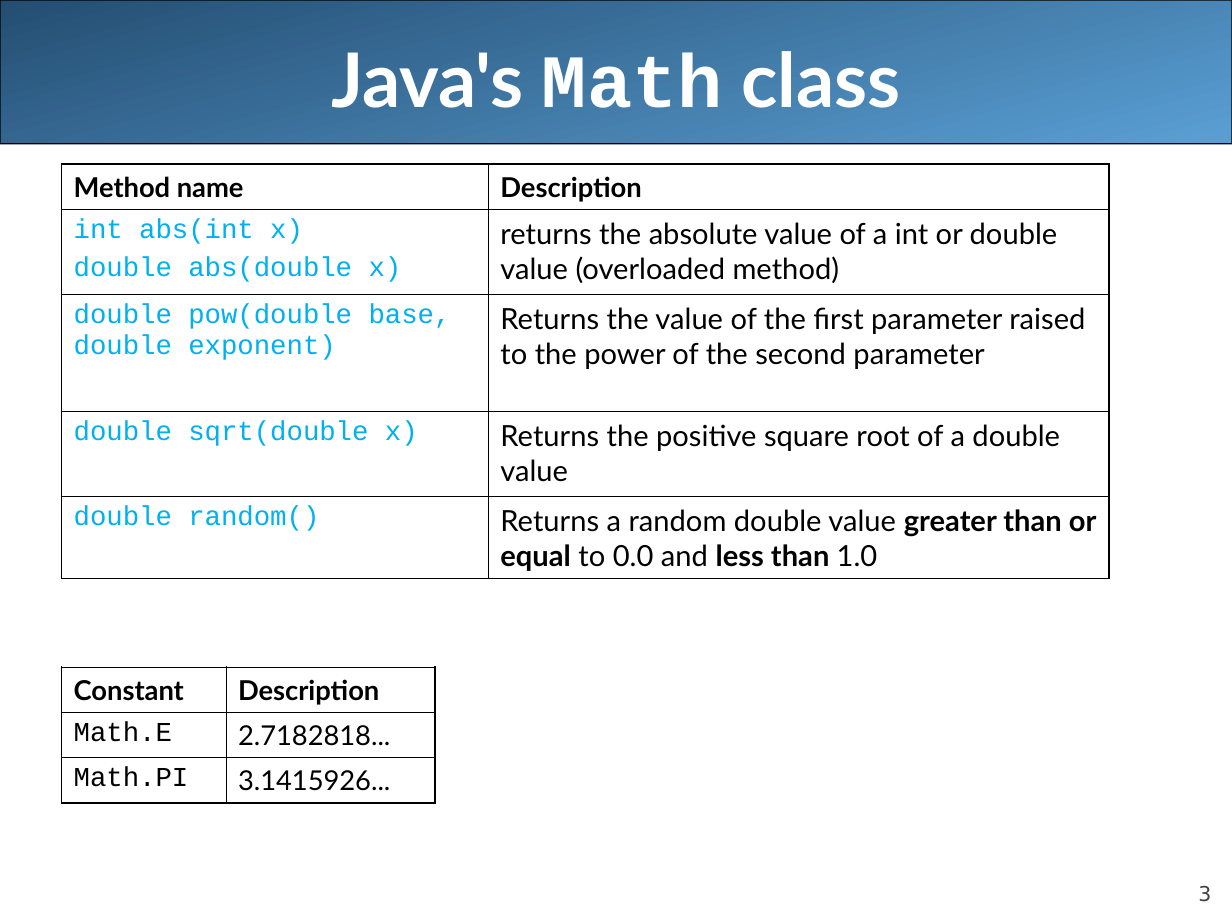
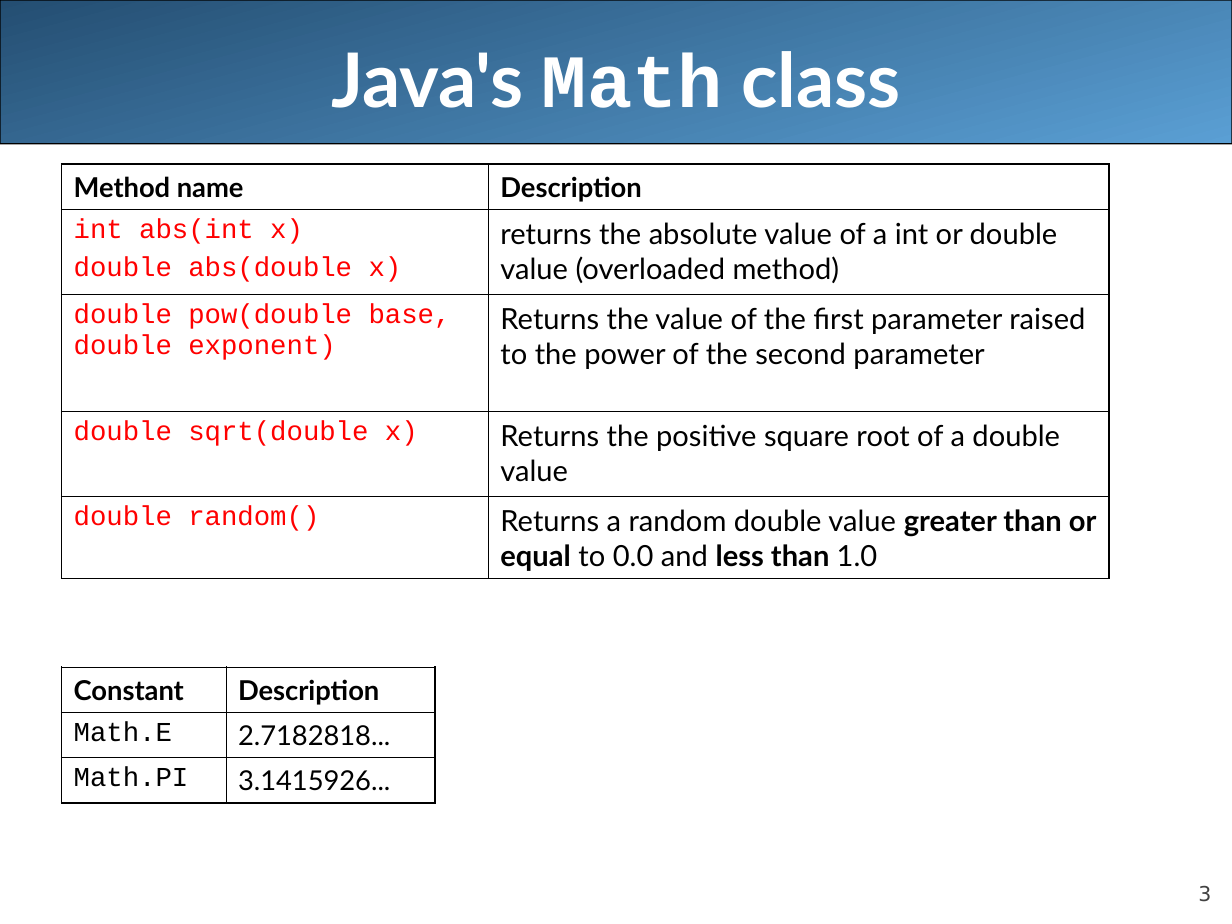
Before and after one commit to LongBaoNguyen/longbaonguyen.github.io, a slide deck: slide 3 of courses/apcsa/lecture7.ppt. Drawn at 1232x924 pixels with LibreOffice and Linux fonts; fonts in the diff are those of the drawing. Boxes give left, top, right and bottom in pixels: in the first picture for what was removed or moved away, otherwise in the second. Text is boxed around its words. In the diff, an @@ line names an element or a change of style, - is before the commit and + after.

```diff
--- a/courses/apcsa/lecture7.ppt
+++ b/courses/apcsa/lecture7.ppt
@@ table at <box>62,164,1109,575</box> @@
@@ text colour #00B0F0 to #FF0000 in "int abs(int x)", "double abs(double x)", "double pow(double base, double exponent)", "double sqrt(double x)" and 1 more places @@
```
Also in this commit, not shown: 1 other slide changed, 3 other files.
